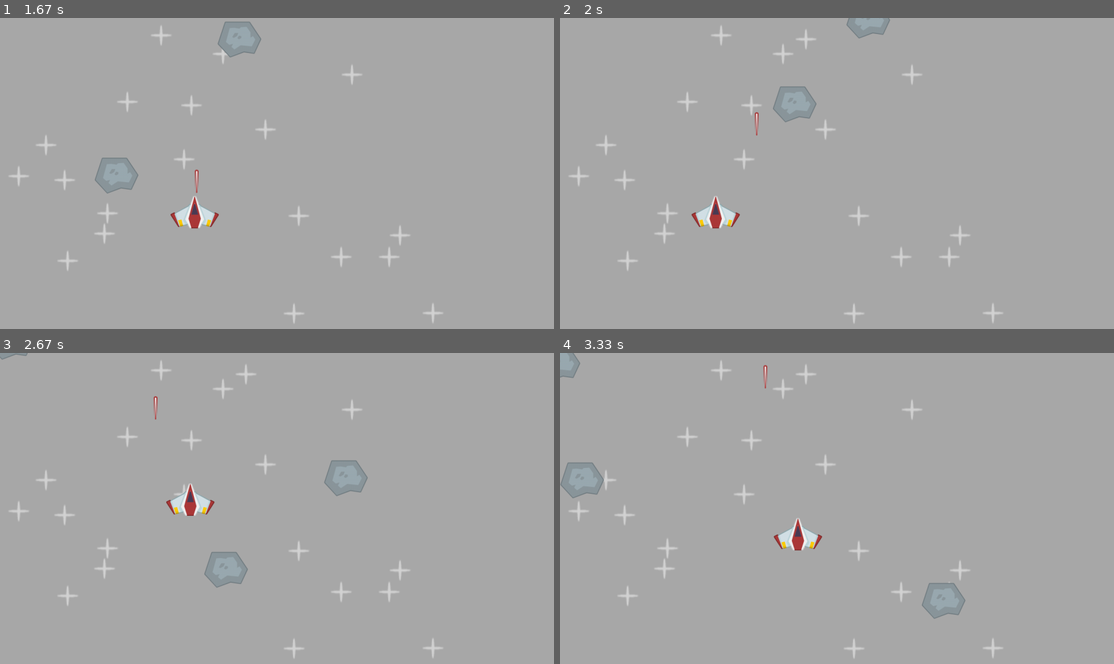
Above: before the commit, frames 1-4 (two rows, left to right).
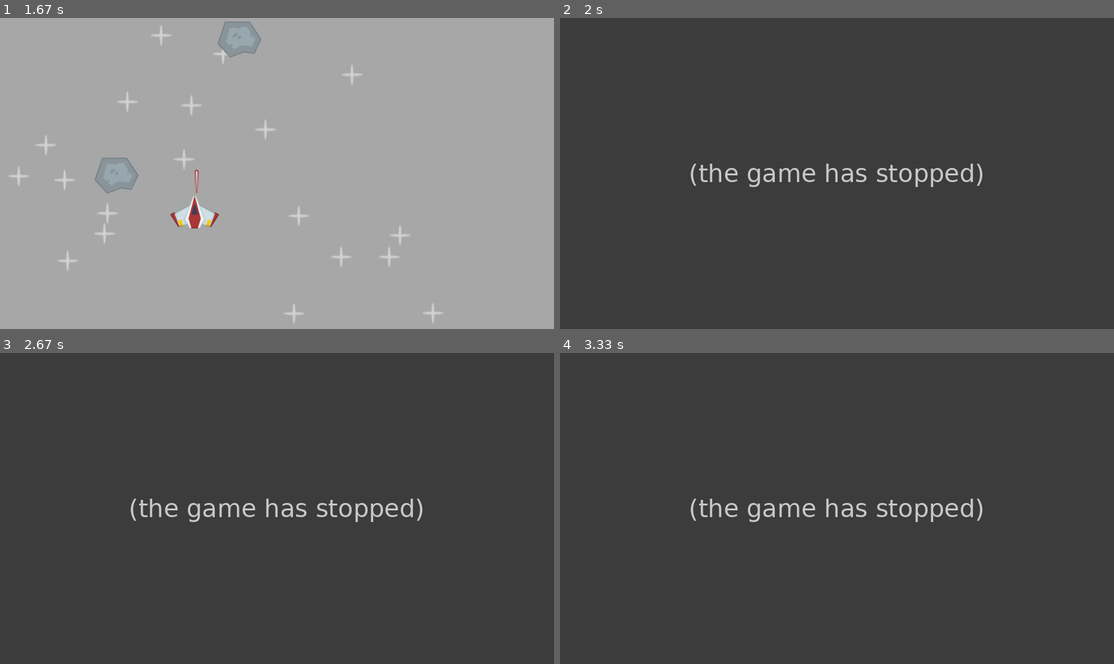
Above: after the commit, the same moments.

Repository: tarsier76/Pygame_Projects
Game: pygame game, started from Space Shooter/code/main.py
Same seed, same stepped clock (60 frames per second), same inputs: the game is played once before the commit and once after it.
Inputs:
- Up to frame 1 (1.67 s): tap Space at 0.33, 0.73, 1.03, 1.3, 1.63 s; hold Left 0.67-1.2 s; hold Down 1.23-1.53 s; hold Left from 1.57 s (still down)
- Up to frame 2 (2 s): tap Space at 1.93 s; release Left at 1.97 s
- Up to frame 3 (2.67 s): hold Up 2-2.37 s; tap Space at 2.07, 2.47 s; hold Right from 2.4 s (still down)
- Up to frame 4 (3.33 s): tap Space at 2.77, 3.13 s; release Right at 3.03 s; hold Down from 3.07 s (still down)

Frame 1 is identical in both runs. In frame 2, 100% of the frame differs, in the area x 0-100%, y 0-100%; in frame 3, 100%; in frame 4, 100%.
After the commit the program exited at 1.8 s; later frames show no game.

Commit message:
Game over functionality when player collides with meteor

Diff:
--- a/Space Shooter/code/main.py
+++ b/Space Shooter/code/main.py
@@ -66,7 +66,9 @@
             self.kill()
 
 def collisions():
-    pygame.sprite.spritecollide(player, meteor_sprites, True)
+    global running
+    if pygame.sprite.spritecollide(player, meteor_sprites, True):
+        running = False
     pygame.sprite.groupcollide(laser_sprites, meteor_sprites, True, True)
 
 pygame.init()
